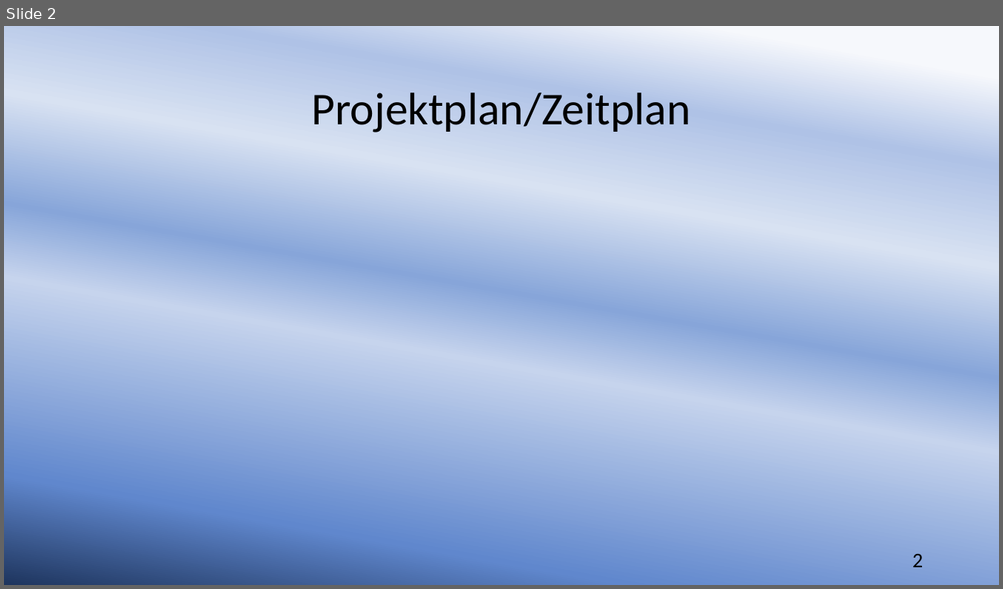
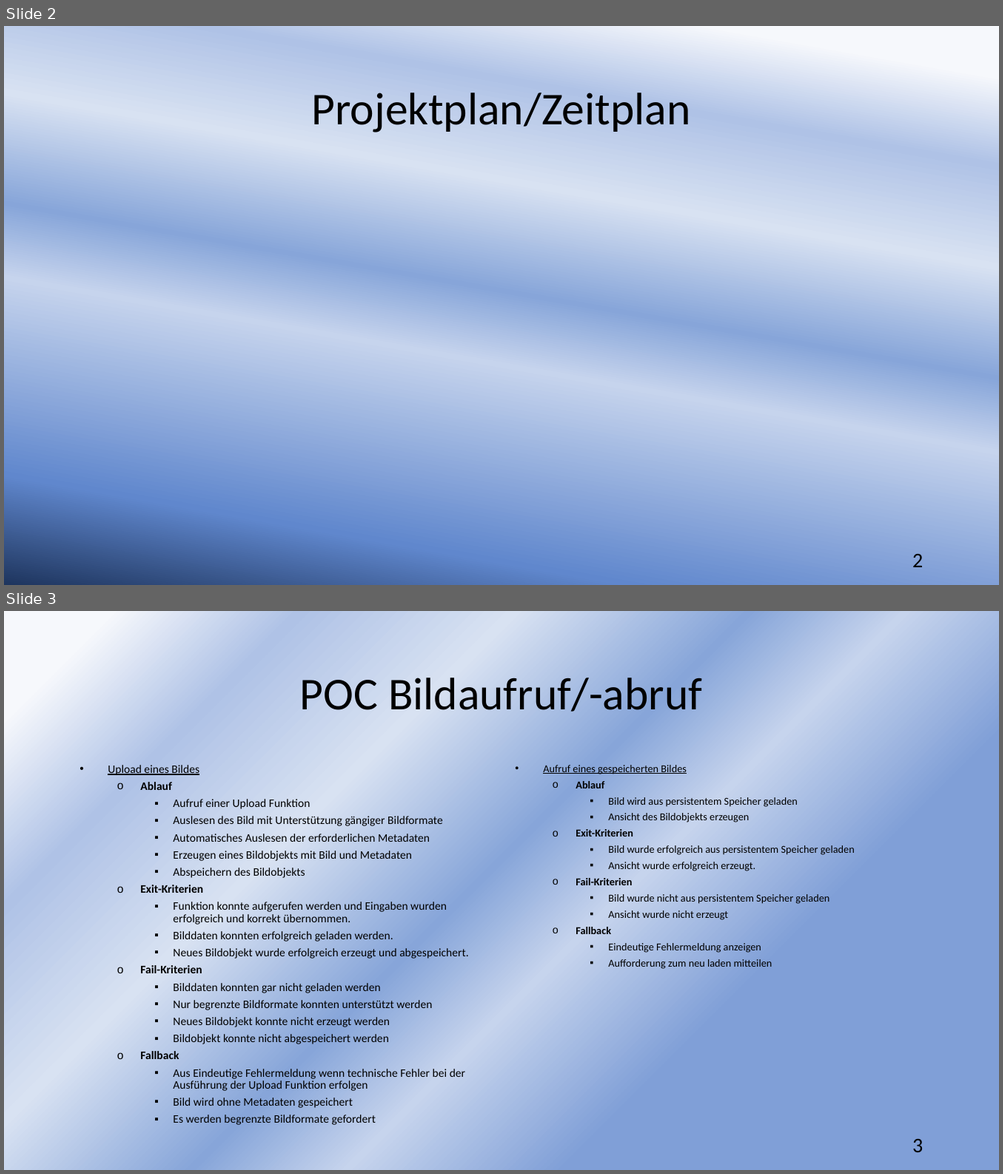
Before and after one commit to sebastiankoch10/EPWS2223HausenKochZimmer, a slide deck: Audits/EPWS2223HausenKochZimmer Audit 3.pptx. Shown one above the other, each under a label of ours: slide 2 before the commit, slides 2 and 3 after it. The pictures are 1003x589 and 1003x1174 pixels, drawn with LibreOffice and Linux fonts; fonts in the diff are those of the drawing. Boxes give left, top, right and bottom in pixels: in the first picture for what was removed or moved away, otherwise in the second. Text is boxed around its words. In the diff, an @@ line names an element or a change of style, - is before the commit and + after.

Commit message:
poc bild eingefügt in präse
poc bild eigefügt

```diff
--- a/Audits/EPWS2223HausenKochZimmer Audit 3.pptx
+++ b/Audits/EPWS2223HausenKochZimmer Audit 3.pptx
@@ slide 3 added at (4,611,999,1170), background gradient #F6F8FC to #AFC2E6 to #D8E2F2 to #87A5D9 to #C6D4ED to #809FD7 @@
@@ title added at (300,672,702,721), 44 pt, text #000000 @@
+POC Bildaufruf/-abruf
@@ text added at (108,765,468,1125), 11.1 pt, text #000000 @@
+• Upload eines Bildes
+  o Ablauf
+    ▪ Aufruf einer Upload Funktion
+    ▪ Auslesen des Bild mit Unterstützung gängiger Bildformate
+    ▪ Automatisches Auslesen der erforderlichen Metadaten
+    ▪ Erzeugen eines Bildobjekts mit Bild und Metadaten
+    ▪ Abspeichern des Bildobjekts
+  o Exit-Kriterien
+    ▪ Funktion konnte aufgerufen werden und Eingaben wurden erfolgreich und korrekt übernommen.
+    ▪ Bilddaten konnten erfolgreich geladen werden.
+    ▪ Neues Bildobjekt wurde erfolgreich erzeugt und abgespeichert.
+  o Fail-Kriterien
+    ▪ Bilddaten konnten gar nicht geladen werden
+    ▪ Nur begrenzte Bildformate konnten unterstützt werden
+    ▪ Neues Bildobjekt konnte nicht erzeugt werden
+    ▪ Bildobjekt konnte nicht abgespeichert werden
+  o Fallback
+    ▪ Aus Eindeutige Fehlermeldung wenn technische Fehler bei der Ausführung der Upload Funktion erfolgen
+    ▪ Bild wird ohne Metadaten gespeichert
+    ▪ Es werden begrenzte Bildformate gefordert
@@ text added at (543,765,854,969), 10.2 pt, text #000000 @@
+• Aufruf eines gespeicherten Bildes
+  o Ablauf
+    ▪ Bild wird aus persistentem Speicher geladen
+    ▪ Ansicht des Bildobjekts erzeugen
+  o Exit-Kriterien
+    ▪ Bild wurde erfolgreich aus persistentem Speicher geladen
+    ▪ Ansicht wurde erfolgreich erzeugt.
+  o Fail-Kriterien
+    ▪ Bild wurde nicht aus persistentem Speicher geladen
+    ▪ Ansicht wurde nicht erzeugt
+  o Fallback
+    ▪ Eindeutige Fehlermeldung anzeigen
+    ▪ Aufforderung zum neu laden mitteilen
@@ page number added at (912,1139,922,1153), 20 pt, text #000000 @@
+3
```
Also in this commit, not shown: 1 slide removed.
